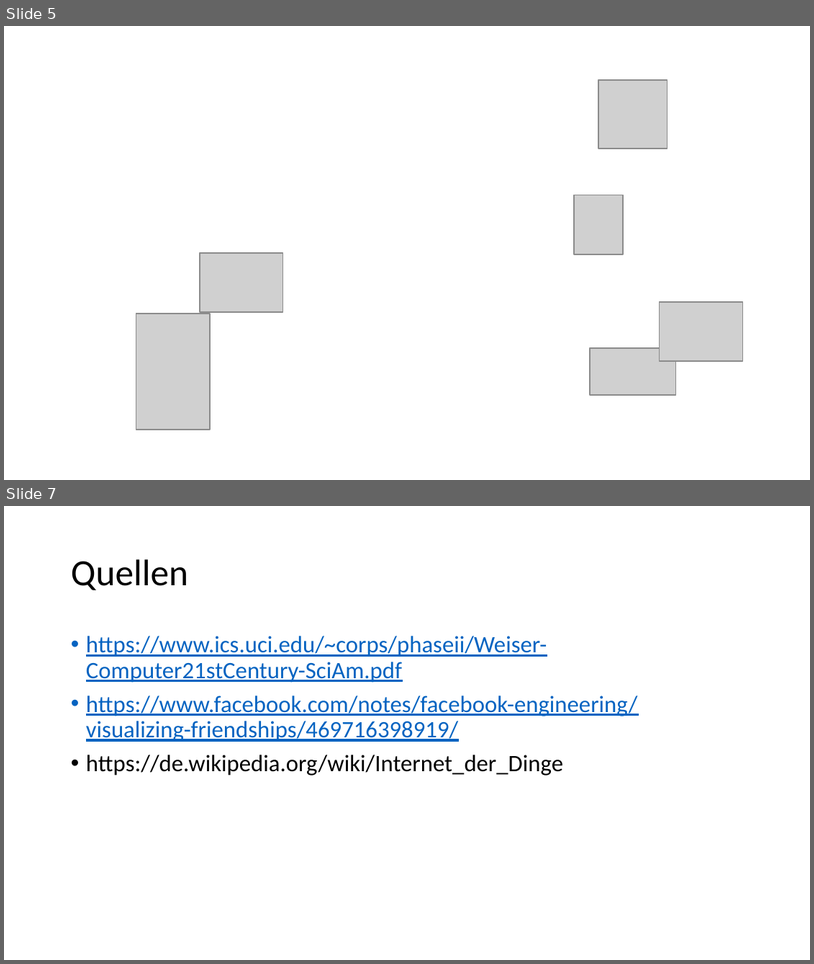
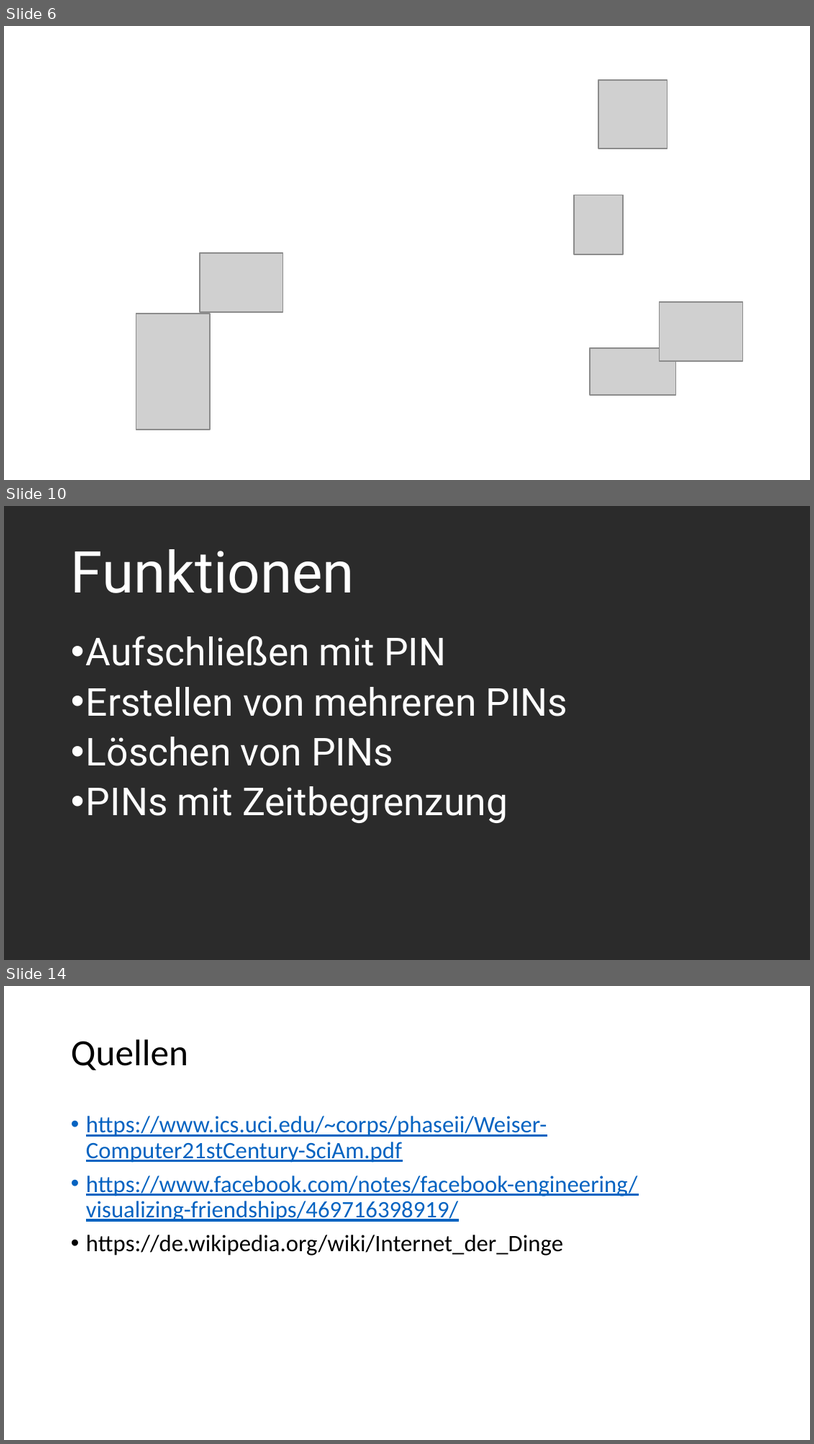
Before and after one commit to ottojo/entryManagement, a slide deck: Internet of Things.pptx. Shown one above the other, each under a label of ours: slides 5 and 7 before the commit, slides 6, 10 and 14 after it; the slides between them are not shown. The pictures are 814x964 and 814x1444 pixels, drawn with LibreOffice and Linux fonts; fonts in the diff are those of the drawing; grey boxes stand for pictures; background and template pictures are left out; a plain dark background stands for a picture behind light text. Boxes give left, top, right and bottom in pixels: in the first picture for what was removed or moved away, otherwise in the second. Text is boxed around its words. In the diff, an @@ line names an element or a change of style, - is before the commit and + after.

```diff
--- a/Internet of Things.pptx
+++ b/Internet of Things.pptx
@@ slide 10 added at [4, 506, 810, 960], background picture (left out) @@
@@ title added at [71, 549, 355, 593], 36 pt, text #FFFFFF @@
+Funktionen
@@ text added at [86, 636, 568, 823], 24 pt, text #FFFFFF @@
+• Aufschließen mit PIN
+• Erstellen von mehreren PINs
+• Löschen von PINs
+• PINs mit Zeitbegrenzung
@@ what was slide 5 is now slide 6 @@
@@ what was slide 7 is now slide 14 @@
```
Also in this commit, not shown: 6 other slides added.
